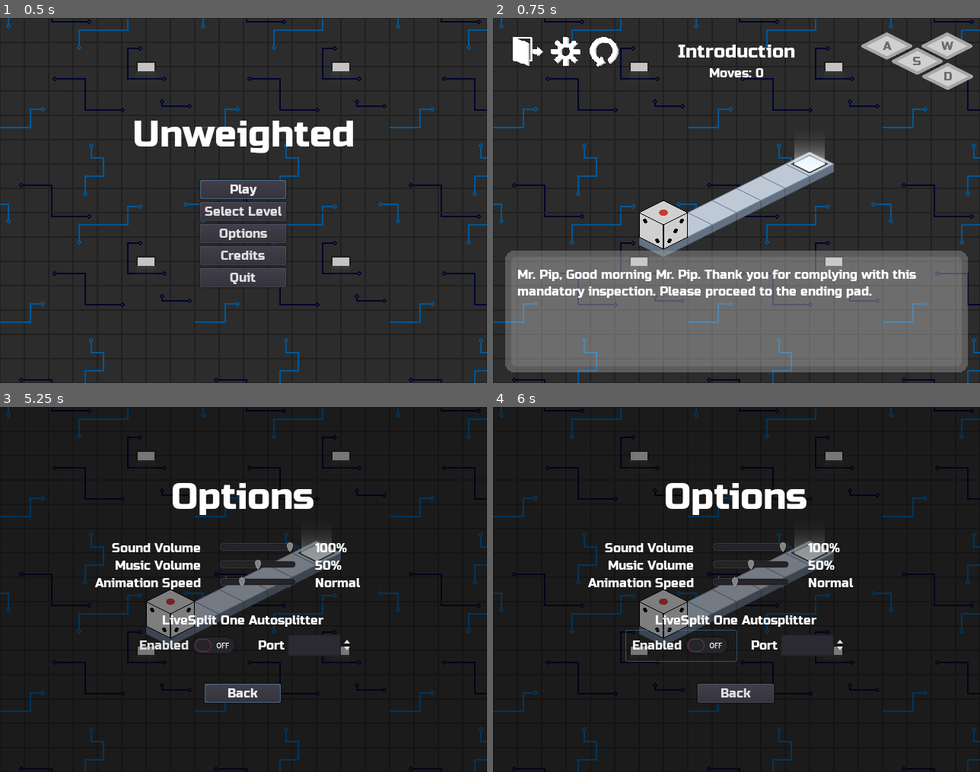
Above: before the commit, frames 1-4 (two rows, left to right).
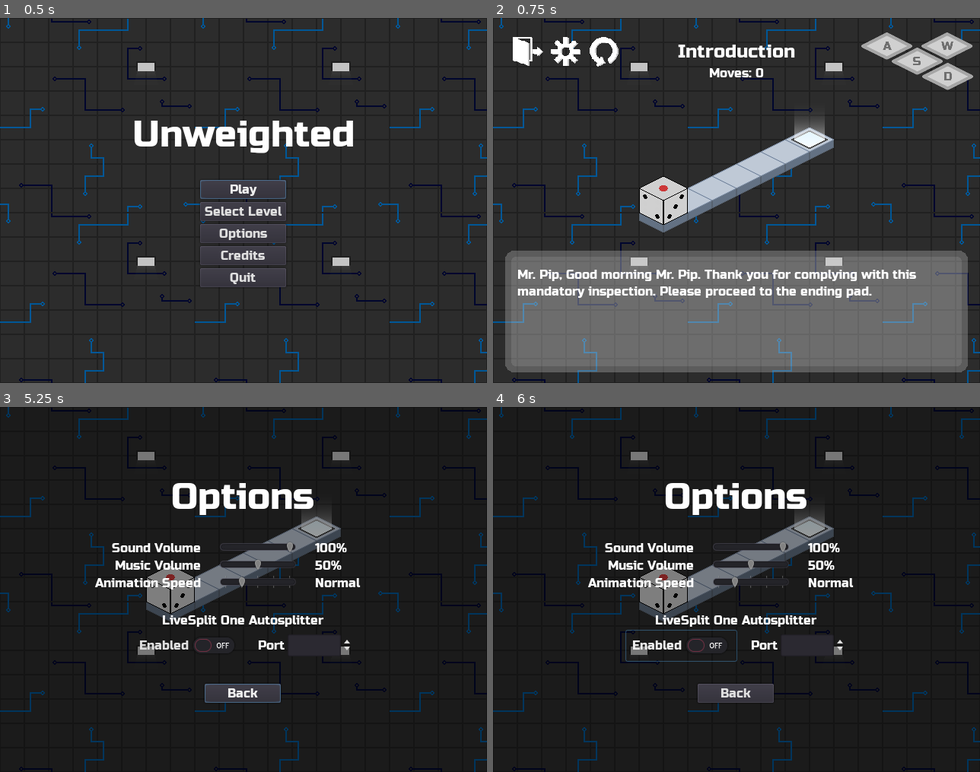
Above: after the commit, the same moments.

Repository: kdreese/gmtk-2022
Game: Godot game, scene res://src/states/Menu.tscn
Same seed, same stepped clock (60 frames per second), same inputs: the game is played once before the commit and once after it.
Inputs (mouse positions are in pixels of both pictures, inside the frame that each line leads up to):
- Up to frame 1 (0.5 s): no input
- Up to frame 2 (0.75 s): click "Play" at 0.5 s
- Up to frame 3 (5.25 s): click (112, 439) at 1.25 s; click (112, 439) at 2 s; click (112, 439) at 2.75 s; click (34, 439) at 3.5 s; click "Play" at 4.25 s; click (73, 439) at 5 s
- Up to frame 4 (6 s): click "Enabled" at 5.75 s

Frame 1 is identical in both runs. In frame 2, 6.2% of the frame differs, in the area x 30-70%, y 27-66%; in frame 3, 5.0%; in frame 4, 5.0%.

Commit message:
Center Levels
Also in Hail Mary, change from 2-4 to just 2

Diff:
--- a/src/levels/ButtonIntroLevel.tscn
+++ b/src/levels/ButtonIntroLevel.tscn
@@ -8,6 +8,7 @@
 [ext_resource path="res://resouces/WireTileSet.tres" type="TileSet" id=6]
 
 [node name="ButtonIntroLevel" type="Node2D"]
+position = Vector2( 0, -64 )
 script = ExtResource( 3 )
 
 [node name="TileMap" type="TileMap" parent="."]
--- a/src/levels/ButtonJailLevel.tscn
+++ b/src/levels/ButtonJailLevel.tscn
@@ -9,6 +9,7 @@
 [ext_resource path="res://resouces/WireTileSet.tres" type="TileSet" id=7]
 
 [node name="ButtonJailLevel" type="Node2D"]
+position = Vector2( 0, 32 )
 script = ExtResource( 6 )
 
 [node name="TileMap" type="TileMap" parent="."]
--- a/src/levels/DangerButtonLevel.tscn
+++ b/src/levels/DangerButtonLevel.tscn
@@ -31,7 +31,7 @@
 [node name="LevelButton2" parent="." instance=ExtResource( 2 )]
 position = Vector2( 352, 224 )
 minimum_weight = 2
-maximum_weight = 4
+maximum_weight = 2
 
 [node name="LevelButton3" parent="." instance=ExtResource( 2 )]
 position = Vector2( 384, 208 )
--- a/src/levels/IntroLevel.tscn
+++ b/src/levels/IntroLevel.tscn
@@ -5,6 +5,7 @@
 [ext_resource path="res://src/levels/Level.gd" type="Script" id=3]
 
 [node name="IntroLevel" type="Node2D"]
+position = Vector2( 0, -32 )
 script = ExtResource( 3 )
 
 [node name="TileMap" type="TileMap" parent="."]
--- a/src/levels/MovementTestLevel.tscn
+++ b/src/levels/MovementTestLevel.tscn
@@ -5,6 +5,7 @@
 [ext_resource path="res://src/objects/LevelEnd.tscn" type="PackedScene" id=3]
 
 [node name="MovementTestLevel" type="Node2D"]
+position = Vector2( 32, -32 )
 script = ExtResource( 2 )
 
 [node name="TileMap" type="TileMap" parent="."]
--- a/src/levels/OptimizationLevel.tscn
+++ b/src/levels/OptimizationLevel.tscn
@@ -8,6 +8,7 @@
 [ext_resource path="res://resouces/WireTileSet.tres" type="TileSet" id=6]
 
 [node name="OptimizationLevel" type="Node2D"]
+position = Vector2( 0, 32 )
 script = ExtResource( 4 )
 
 [node name="TileMap" type="TileMap" parent="."]
--- a/src/levels/SomeKindaToggleLevel.tscn
+++ b/src/levels/SomeKindaToggleLevel.tscn
@@ -9,6 +9,7 @@
 [ext_resource path="res://src/objects/LevelButton.tscn" type="PackedScene" id=7]
 
 [node name="SomeKindaToggleLevel" type="Node2D"]
+position = Vector2( -32, 64 )
 script = ExtResource( 5 )
 
 [node name="TileMap" type="TileMap" parent="."]
@@ -44,6 +45,8 @@
 
 [node name="LevelButton" parent="." instance=ExtResource( 7 )]
 position = Vector2( 352, 128 )
+minimum_weight = 2
+maximum_weight = 2
 
 [connection signal="toggled" from="Toggle" to="." method="_on_Toggle_toggled"]
 [connection signal="button_pressed" from="LevelButton" to="." method="_on_LevelButton_button_pressed"]
--- a/src/levels/TwoPathsLevel.tscn
+++ b/src/levels/TwoPathsLevel.tscn
@@ -8,6 +8,7 @@
 [ext_resource path="res://src/objects/Gate.tscn" type="PackedScene" id=6]
 
 [node name="Node2D" type="Node2D"]
+position = Vector2( 64, 64 )
 script = ExtResource( 1 )
 
 [node name="TileMap" type="TileMap" parent="."]
